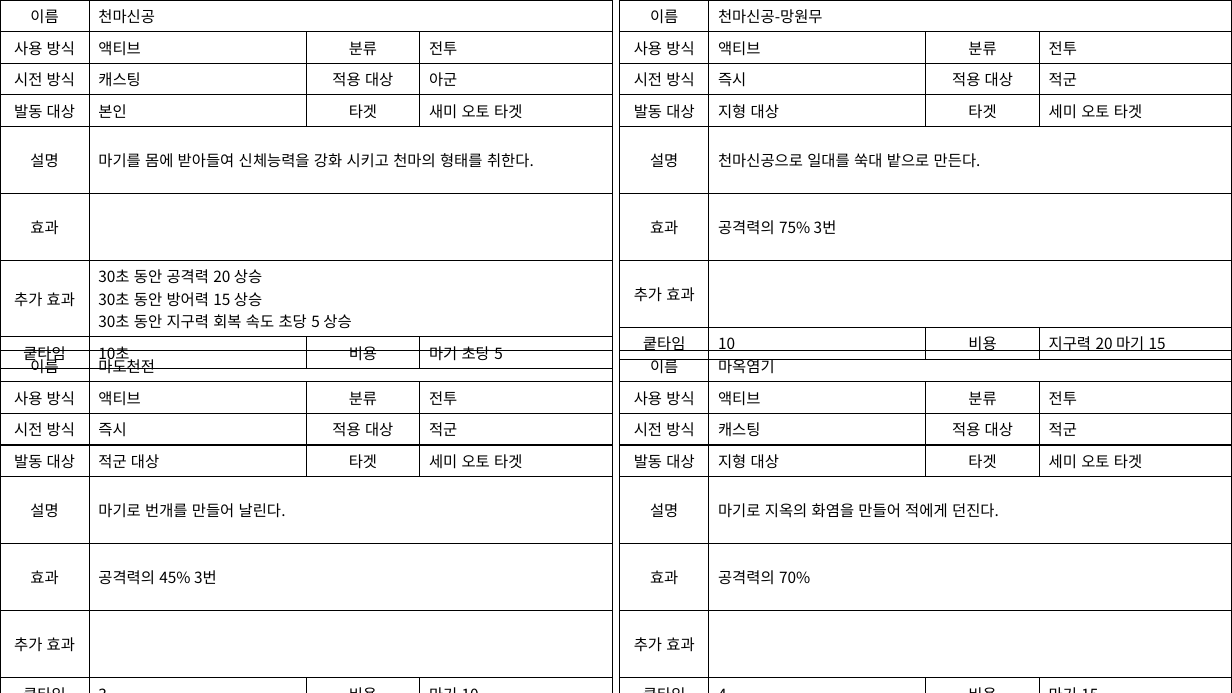
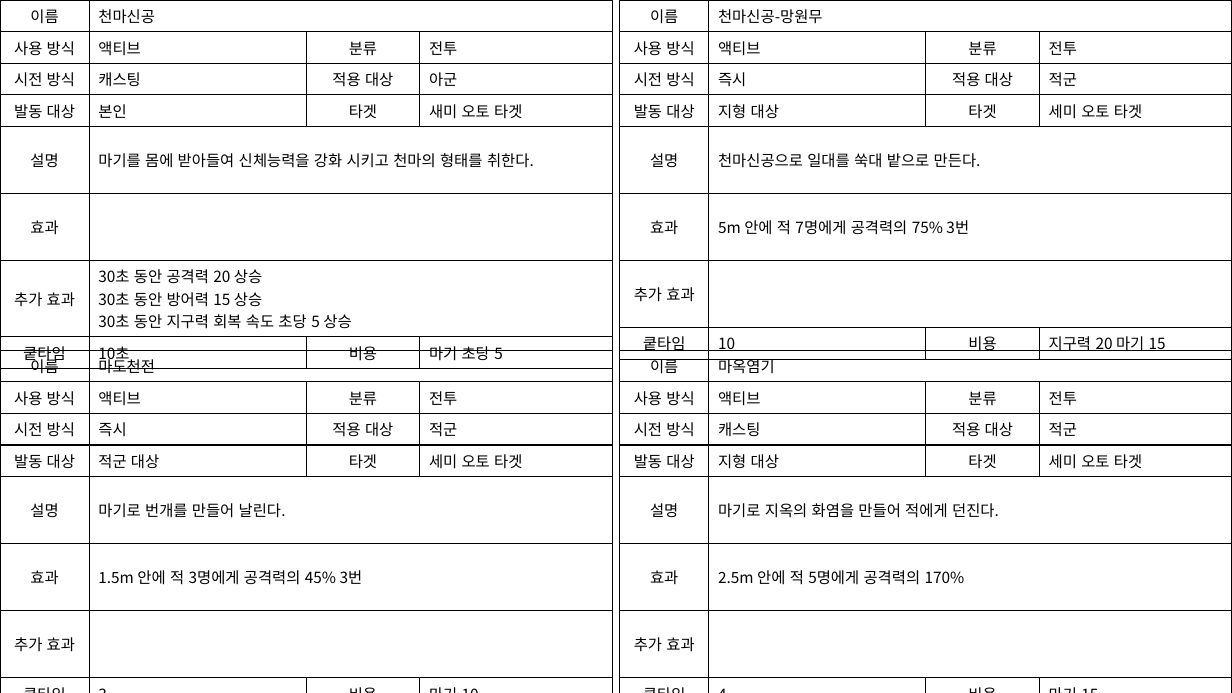
Before and after one commit to yjk0401/unityenginebasic_9th, a slide deck: slide 39 of 기획/방랑엽사전/스킬 기획서.pptx. Drawn at 1232x693 pixels with LibreOffice and Linux fonts; fonts in the diff are those of the drawing. Boxes give left, top, right and bottom in pixels: in the first picture for what was removed or moved away, otherwise in the second. Text is boxed around its words. In the diff, an @@ line names an element or a change of style, - is before the commit and + after.

```diff
--- a/기획/방랑엽사전/스킬 기획서.pptx
+++ b/기획/방랑엽사전/스킬 기획서.pptx
@@ table at <box>620,0,1232,378</box> @@
-row 6, column 2: 공격력의 75% 3번
+row 6, column 2: 5m 안에 적 7명에게 공격력의 75% 3번
@@ table at <box>0,350,613,693</box> @@
-row 6, column 2: 공격력의 45% 3번
+row 6, column 2: 1.5m 안에 적 3명에게 공격력의 45% 3번
@@ table at <box>620,350,1232,693</box> @@
-row 6, column 2: 공격력의 70%
+row 6, column 2: 2.5m 안에 적 5명에게 공격력의 170%
```
Also in this commit, not shown: 21 other slides changed, 7 other files.
